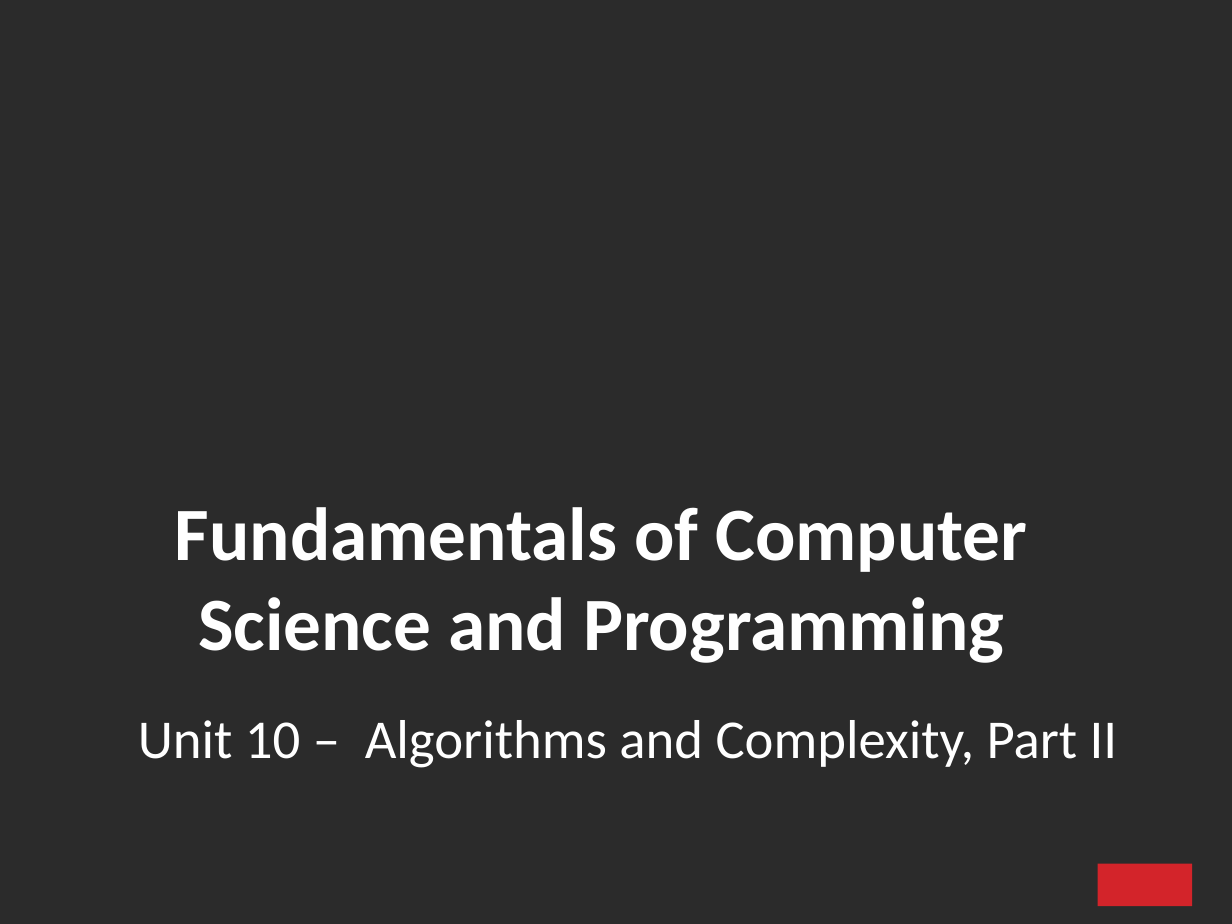
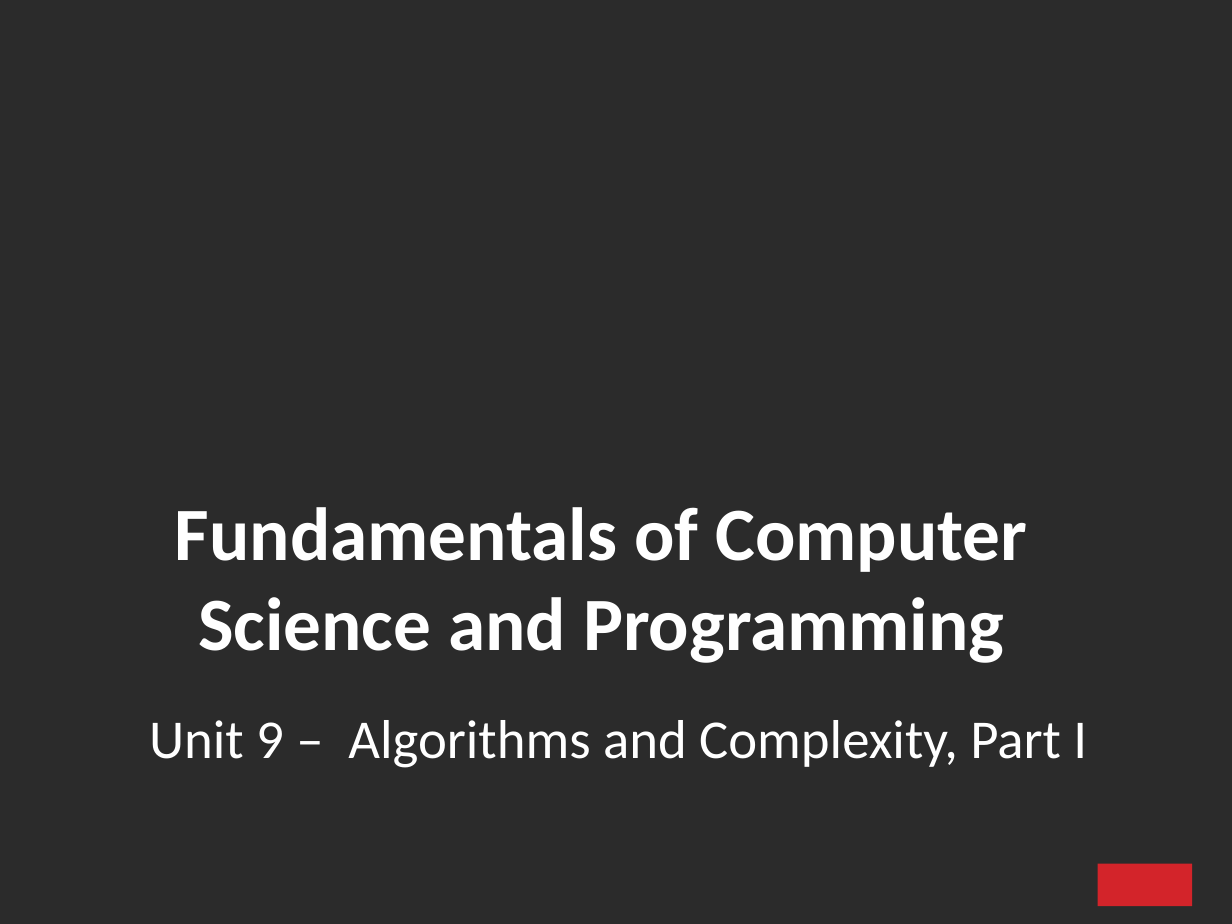
Before and after one commit to ifromm/fcsp, a slide deck: slide 1 of Slides/unit_10.pptx. Drawn at 1232x924 pixels with LibreOffice and Linux fonts; fonts in the diff are those of the drawing; background and template pictures are left out; a plain dark background stands for a picture behind light text. Boxes give left, top, right and bottom in pixels: in the first picture for what was removed or moved away, otherwise in the second. Text is boxed around its words. In the diff, an @@ line names an element or a change of style, - is before the commit and + after.

Commit message:
OOP now unit 9

```diff
--- a/Slides/unit_10.pptx
+++ b/Slides/unit_10.pptx
@@ text at <box>149,720,1087,768</box>: text changed @@
-Unit 10 – Algorithms and Complexity, Part II
+Unit 9 – Algorithms and Complexity, Part I
```
Also in this commit, not shown: 6 other slides changed, 25 slides added, 29 slides removed, 11 other files.
